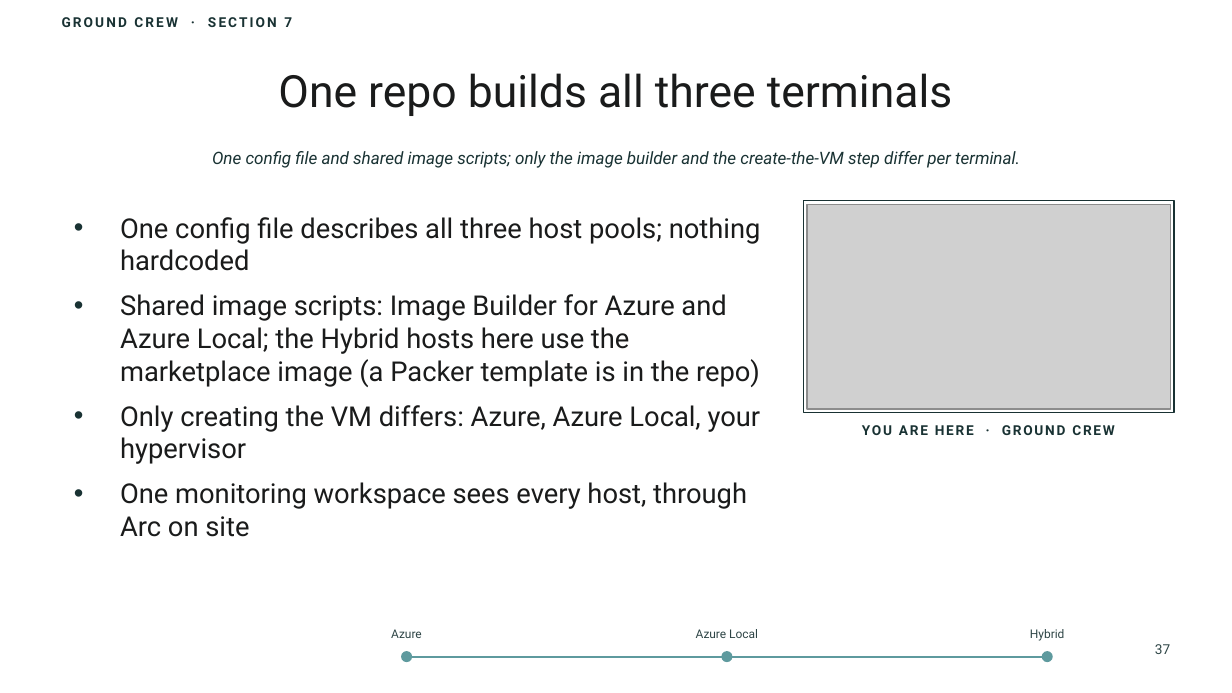
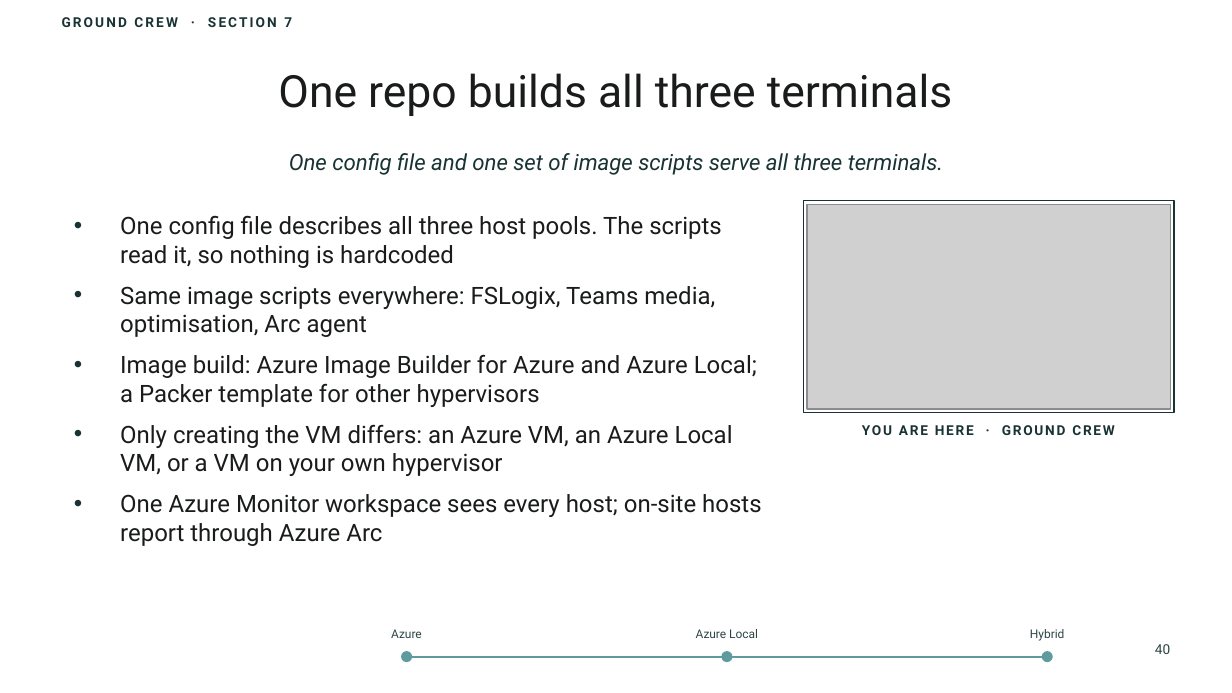
Before and after one commit to thisismydemo/nic2026_avd, a slide deck: slide 40 of presentation/AVD_Anywhere_NIC2026.pptx (slide 37 before the commit). Drawn at 1232x693 pixels with LibreOffice and Linux fonts; fonts in the diff are those of the drawing; grey boxes stand for pictures; background and template pictures are left out. Boxes give left, top, right and bottom in pixels: in the first picture for what was removed or moved away, otherwise in the second. Text is boxed around its words. In the diff, an @@ line names an element or a change of style, - is before the commit and + after.

```diff
--- a/presentation/AVD_Anywhere_NIC2026.pptx
+++ b/presentation/AVD_Anywhere_NIC2026.pptx
@@ text at (289, 153, 943, 175): text changed; size 10 to 13 pt @@
-One config file and shared image scripts; only the image builder and the create-the-VM step differ per terminal.
+One config file and one set of image scripts serve all three terminals.
@@ text at (120, 215, 761, 546): text changed; size 16 to 14 pt @@
-• One config file describes all three host pools; nothing hardcoded
-• Shared image scripts: Image Builder for Azure and Azure Local; the Hybrid hosts here use the marketplace image (a Packer template is in the repo)
-• Only creating the VM differs: Azure, Azure Local, your hypervisor
-• One monitoring workspace sees every host, through Arc on site
+• One config file describes all three host pools. The scripts read it, so nothing is hardcoded
+• Same image scripts everywhere: FSLogix, Teams media, optimisation, Arc agent
+• Image build: Azure Image Builder for Azure and Azure Local; a Packer template for other hypervisors
+• Only creating the VM differs: an Azure VM, an Azure Local VM, or a VM on your own hypervisor
+• One Azure Monitor workspace sees every host; on-site hosts report through Azure Arc
@@ text at (1155, 644, 1170, 654): text changed @@
-37
+40
```
Also in this commit, not shown: 37 other slides changed, 5 slides added, 2 slides removed.
